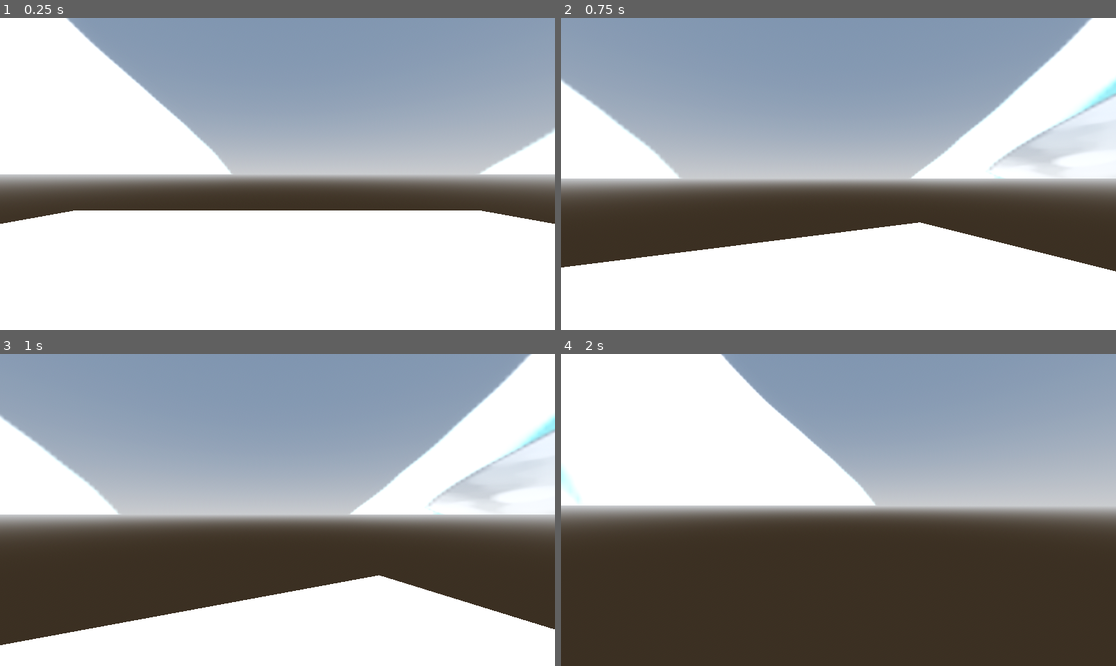
Above: before the commit, frames 1-4 (two rows, left to right).
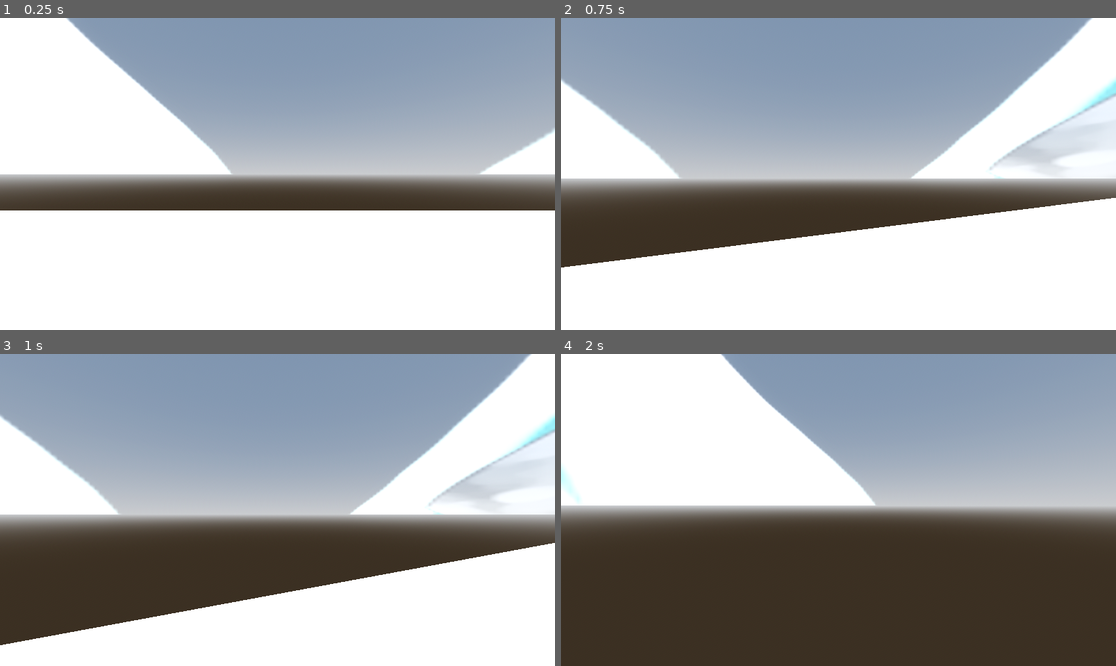
Above: after the commit, the same moments.

Repository: Keya421/GameFinaleProject
Game: Godot game, scene res://scenes/main.tscn
The game is run twice, just before and just after one commit, with the same random seed, the same clock (stepped at 60 frames per second) and the same inputs.
Inputs (mouse positions are in pixels of both pictures, inside the frame that each line leads up to):
- Up to frame 1 (0.25 s): no input
- Up to frame 2 (0.75 s): tap Enter (ui_accept) at 0.5 s; move the mouse to (866, 174) at 0.52 s; hold W (up) from 0.53 s (still down); hold Shift (sprint) from 0.53 s (still down)
- Up to frame 3 (1 s): keep holding W (up); keep holding Shift (sprint); tap Enter (ui_accept) at 0.77 s
- Up to frame 4 (2 s): keep holding W (up); move the mouse to (810, 510) at 1.27 s; release Shift (sprint) at 1.28 s; tap Shift (sprint) at 1.35 s; tap Enter (ui_accept) at 1.52 s

The runs differ from the first frame. In frame 1, 0.6% of the frame differs, in the area x 0-100%, y 61-66%; in frame 2, 4.2%; in frame 3, 4.4%, in the area x 68-100%, y 60-89%; in frame 4, nothing differs.

Commit message:
i definitely didnt accidentally delete the whole project

Diff:
--- a/scenes/main.tscn
+++ b/scenes/main.tscn
@@ -28,9 +28,9 @@
 [node name="stage" type="Node3D" parent="." unique_id=1049066872]
 
 [node name="CSGBox3D" type="CSGBox3D" parent="stage" unique_id=1156465961]
-transform = Transform3D(1, 0, 0, 0, 1, 0, 0, 0, 1, 0, -0.5, 0)
+transform = Transform3D(6.5631843, 0, 0, 0, 1, 0, 0, 0, 1, 47.09437, -0.5, 0)
 use_collision = true
-size = Vector3(20, 1, 20)
+size = Vector3(34.351074, 1, 20)
 material = SubResource("StandardMaterial3D_noarx")
 
 [node name="env" type="Node3D" parent="." unique_id=156687043]
--- a/scripts/player.gd
+++ b/scripts/player.gd
@@ -2,6 +2,11 @@
 
 @onready var head: Node3D = $Head
 @onready var camera_3d: Camera3D = $Head/Camera3D
+
+@export var speed : float = 5.0
+@export var dash_speed : float = 20.0
+@export var dash_duration : float = 0.2
+@export var dash_cooldown : float = 1.0
 
 
 var current_speed = 5.0
@@ -51,4 +56,5 @@
 		velocity.x = move_toward(velocity.x, 0, current_speed)
 		velocity.z = move_toward(velocity.z, 0, current_speed)
 
+
 	move_and_slide()
